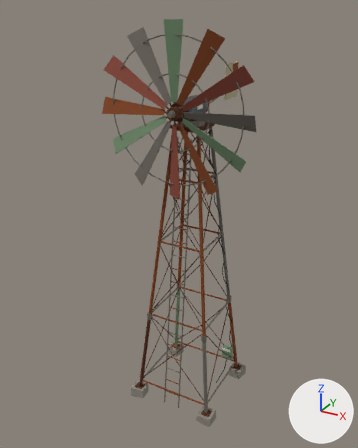
Before and after pictures for a commit that changed the glTF model public/models/placeables/windmill.glb.
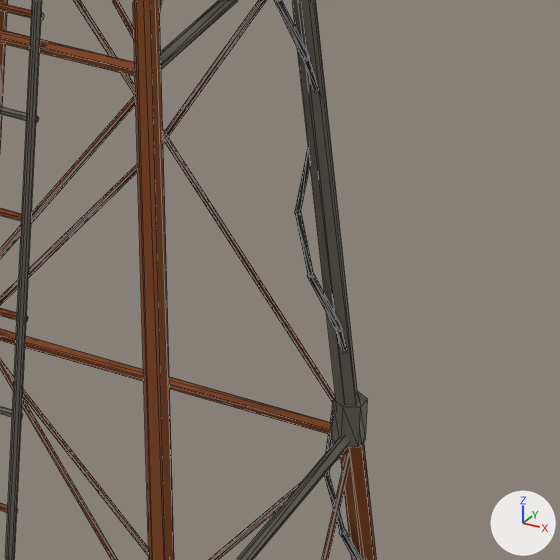
There are two pictures of each version: one whole from a camera (50 mm lens) standing at (4.77, -9.26, 9.1) and looking at (-0.49, 0.31, 4.32), one close up on the part from 51% to 72% of the width and 54% to 71% of the height. The axes (+X, +Y, +Z) are drawn at lower right. The lights are the same throughout. The last two pictures show the newer version. The close-ups show mesh edges as thin lines. Where no turn or scale is listed for an object, it has been applied to the vertices. Vertices at exactly the same position are counted once.

The scene before the commit, as lines of its bpy script (objects in view):
```python
me_windmill = bpy.data.meshes.new('windmill')
me_windmill.from_pydata(...)  # 1458 vertices, 2292 faces; spans x -1.16..1.15, y -1.15..1.15, z -0.09..6.83
# faces by material slot: [620, 448, 728, 48, 64, 372, 12]
me_windmill.materials.append(mat_rust_dark)  # brown #5a2f18
me_windmill.materials.append(mat_rust)  # brown #8a4a24
me_windmill.materials.append(mat_steel_dull)  # grey #7d776e
me_windmill.materials.append(mat_concrete)  # grey #8d877c
me_windmill.materials.append(mat_paint_faded)  # greyish green #6f8a6a
me_windmill.materials.append(mat_cable)  # black #1c1c1e
me_windmill.materials.append(mat_label)  # white #e8e2d4
ob_windmill = bpy.data.objects.new('windmill', me_windmill)
ob_windmill.location = (0.0, 0.0, 0.0)
```
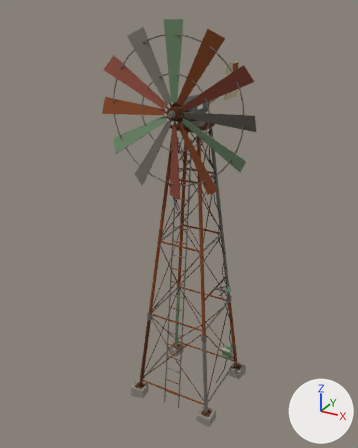
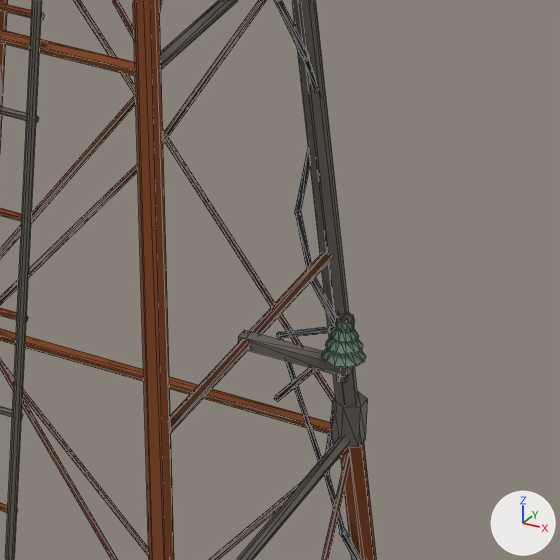
Edits to the bpy script that builds the scene:
```text
Add mat_insulator:
    mat_insulator = principled_material('insulator')
    mat_insulator.base_color = (0.153, 0.254, 0.175)  # greyish green #6d8a74
    mat_insulator.roughness = 0.25
Change me_windmill:
    used by ob_windmill; location = (0.0, 0.0, 0.0)
    remove me_windmill.from_pydata(...)  # 1458 vertices, 2292 faces; spans x -1.16..1.15, y -1.15..1.15, z -0.09..6.83
    add me_windmill.from_pydata(...)  # 1632 vertices, 2588 faces; spans x -1.16..1.15, y -1.15..1.15, z -0.09..6.83
    me_windmill part 1: a new loose piece, a 5-sided cylinder along y spanning x 0.632..0.67, y -0.661..0.661, z 3.014..3.05, in mat_rust_dark (brown #5a2f18)
    me_windmill part 2: a new loose piece, a box spanning x 0.626..1.005, y -0.025..0.025, z 3.01..3.05, in mat_steel_dull (grey #7d776e)
    me_windmill part 3: a new loose piece, a box spanning x 0.955..1.005, y -0.006..0.006, z 3.193..3.223, in mat_steel_dull (grey #7d776e)
    me_windmill part 4: a new loose piece, a 6-sided cylinder along z spanning x 0.964..0.996, y -0.018..0.018, z 2.98..3.08, in mat_steel_dull (grey #7d776e)
    me_windmill part 5: the loose piece of 8 vertices spanning x 0.61..0.71, y 0.56..0.63, z 2.75..2.98 is copied, and the copy is multiplied about its middle by the matrix ((-0.465, -1.001, 0.628), (1.021, -0.68, -0.33), (0.596, 0.384, 1.054)), then moved by (0.13, -0.46, 0.16); it spans x 0.66..0.91, y 0.07..0.21, z 2.94..3.11
    me_windmill part 6: a new loose piece, a 12-sided cut cone along z (radius 0.07 at the low end, 0.039 at the high end) spanning x 0.91..1.05, y -0.07..0.07, z 3.068..3.102, in mat_insulator (greyish green #6d8a74)
    me_windmill part 7: a new loose piece, a 12-sided cut cone along z (radius 0.06 at the low end, 0.033 at the high end) spanning x 0.92..1.04, y -0.06..0.06, z 3.108..3.142, in mat_insulator (greyish green #6d8a74)
    me_windmill part 8: a new loose piece, a 12-sided cut cone along z (radius 0.045 at the low end, 0.025 at the high end) spanning x 0.935..1.025, y -0.045..0.045, z 3.143..3.178, in mat_insulator (greyish green #6d8a74)
    me_windmill part 9: a new loose piece, a 10-sided cylinder along z spanning x 0.951..1.009, y -0.03..0.03, z 3.17..3.2, in mat_insulator (greyish green #6d8a74)
    me_windmill part 10
    16 vertices are added at x 0.64..0.91, y -0.01..0.61, z 2.19..3.03
    12 new faces join them, mat_rust_dark (brown #5a2f18)
    12 new faces join them, mat_cable (black #1c1c1e)
    other edits to the shape of me_windmill do not show in these pictures
    add me_windmill.materials.append(mat_insulator)  # greyish green #6d8a74
    add me_windmill.materials.append(mat_steel)  # grey #b0b4b8
```

Pixel boxes (x1, y1, x2, y2) of what changed, in the close-ups (560 x 560 px):
part 1 of me_windmill, added (mostly hidden)
    after: (170, 251, 333, 432)
part 2 of me_windmill, added
    after: (238, 330, 353, 378)
part 3 of me_windmill, added
    after: (337, 311, 354, 323)
part 4 of me_windmill, added
    after: (337, 375, 348, 383)
part 5 of me_windmill, added
    after: (276, 327, 330, 338)
part 6 of me_windmill, added
    after: (321, 348, 366, 368)
part 7 of me_windmill, added
    after: (325, 337, 363, 355)
part 8 of me_windmill, added
    after: (330, 328, 359, 343)
part 9 of me_windmill, added
    after: (335, 318, 355, 333)
part 10 of me_windmill, added
    after: (274, 333, 327, 475)
